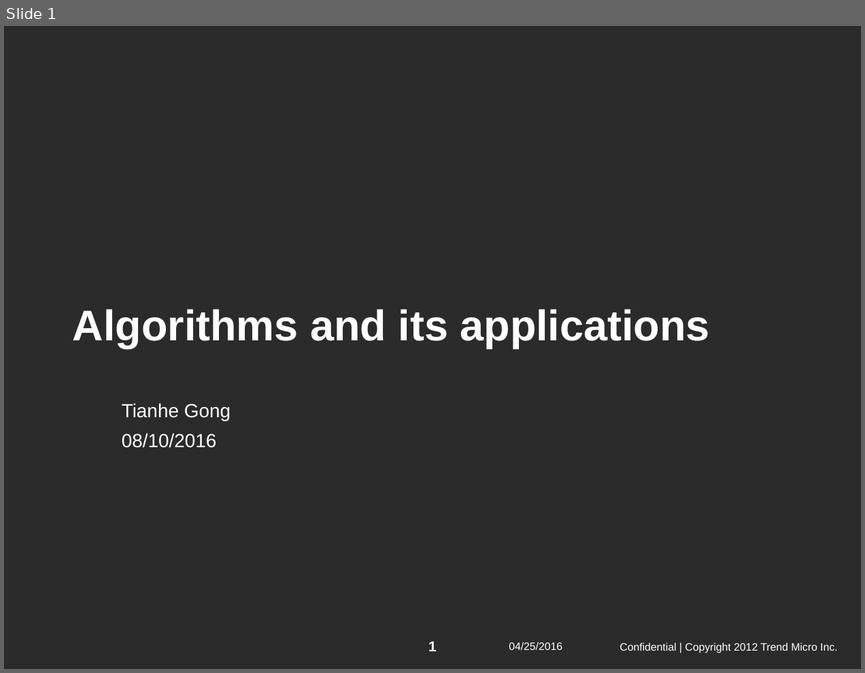
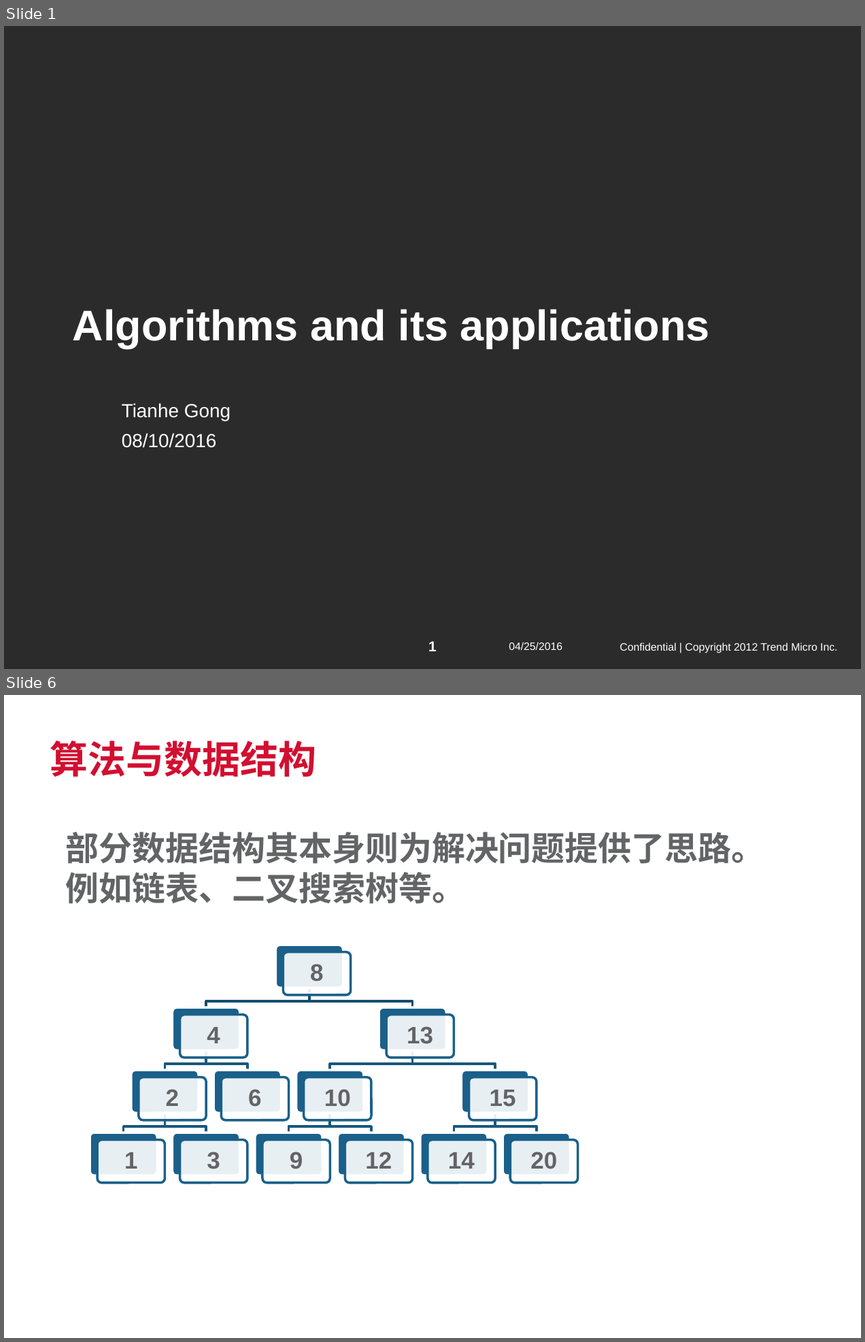
Before and after one commit to SherlockGn/documents, a slide deck: trendmicro template.pptx. Shown one above the other, each under a label of ours: slide 1 before the commit, slides 1 and 6 after it; the slides between them are not shown. The pictures are 865x673 and 865x1342 pixels, drawn with LibreOffice and Linux fonts; fonts in the diff are those of the drawing; background and template pictures are left out; a plain dark background stands for a picture behind light text. Boxes give left, top, right and bottom in pixels: in the first picture for what was removed or moved away, otherwise in the second. Text is boxed around its words. In the diff, an @@ line names an element or a change of style, - is before the commit and + after.

```diff
--- a/trendmicro template.pptx
+++ b/trendmicro template.pptx
@@ slide 6 added at bbox=[4, 695, 861, 1338], background #FFFFFF @@
@@ title added at bbox=[50, 741, 316, 777], 32 pt, text #D20F30, bold @@
+算法与数据结构
@@ text added at bbox=[66, 832, 765, 904], 28 pt, text #636466, bold @@
+部分数据结构其本身则为解决问题提供了思路。
+例如链表、二叉搜索树等。
@@ group added at bbox=[90, 945, 578, 1183]: 26 rounded rectangles, 13 texts, 12 freeform shapes @@
+8
+4
+2
+1
+3
+6
+13
+10
+9
+12
+15
+14
+20
@@ text added at bbox=[10, 1308, 112, 1329], 9 pt, text #FFFFFF @@
+04/25/2016
@@ text added at bbox=[103, 1308, 375, 1325], 9 pt, text #FFFFFF @@
+Confidential | Copyright 2012 Trend Micro Inc.
```
Also in this commit, not shown: 1 slide changed, 9 other slides added, 3 other files.
